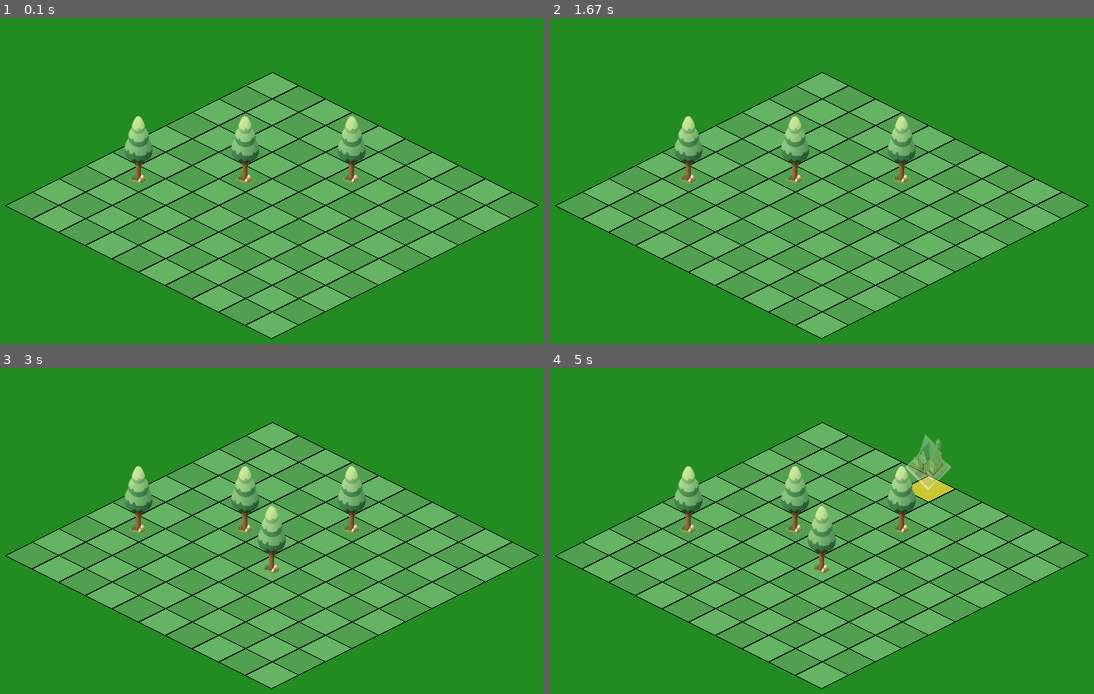
Above: before the commit, frames 1-4 (two rows, left to right).
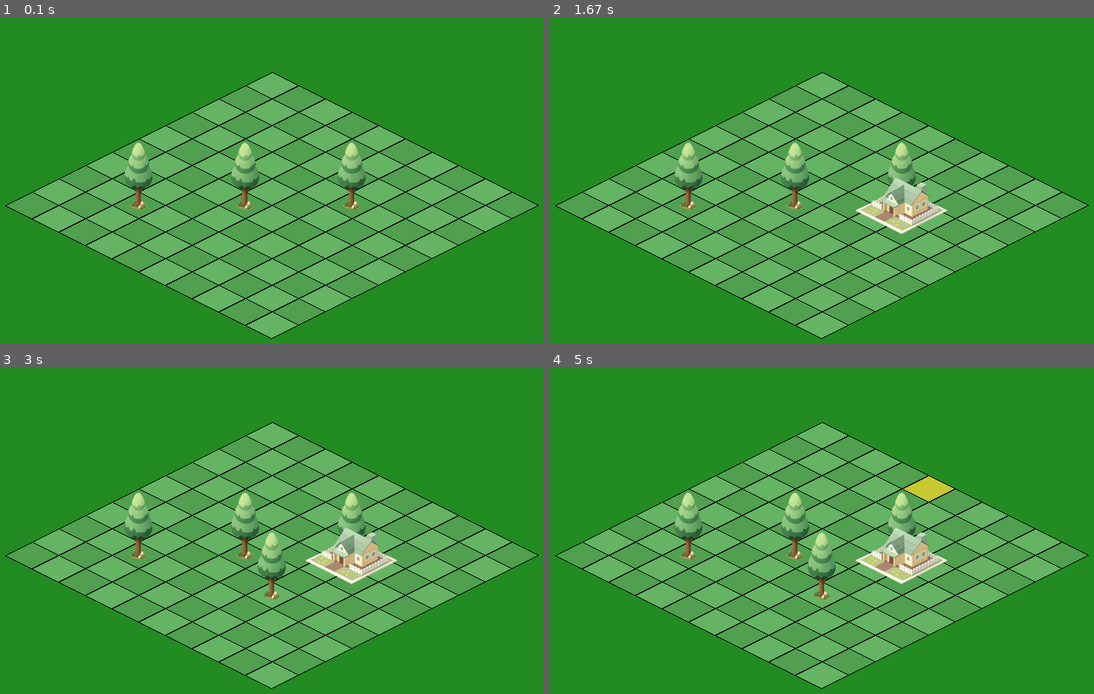
Above: after the commit, the same moments.

Repository: tdimnet/learn-pygame-by-doing
Game: pygame game, started from v2/app.py
The game is run twice, just before and just after one commit, with the same random seed, the same clock (stepped at 60 frames per second) and the same inputs.
Inputs (mouse positions are in pixels of both pictures, inside the frame that each line leads up to):
- Up to frame 1 (0.1 s): no input
- Up to frame 2 (1.67 s): hold H 0.33-0.8 s; move the mouse to (794, 233) at 0.37 s; click (887, 321) at 0.88 s; click (898, 252) at 1.22 s; tap T at 1.57 s; click (838, 44) at 1.58 s
- Up to frame 3 (3 s): tap T at 1.87, 2.07 s; click (282, 612) at 2.08 s; click (179, 456) at 2.38 s; click (500, 690) at 2.72 s
- Up to frame 4 (5 s): click (626, 527) at 4.12 s; click (1061, 674) at 4.45 s; click (958, 495) at 4.78 s

The runs differ from the first frame. In frame 1, 2.6% of the frame differs, in the area x 22-68%, y 30-59%; in frame 2, 3.8%; in frame 3, 4.7%; in frame 4, 5.5%, in the area x 22-74%, y 20-72%.

Commit message:
Working on placing house (it's not fully perfect but it's really better)

Diff:
--- a/v2/app.py
+++ b/v2/app.py
@@ -84,7 +84,8 @@
     tree_sprite = pygame.transform.smoothscale(tree_sprite, (64, 128))
 
     house_sprite = pygame.image.load("./assets/house.png").convert_alpha()
-    house_sprite = pygame.transform.smoothscale(house_sprite, (64, 128))
+    house_sprite = pygame.transform.smoothscale(house_sprite,
+                                                (128, 128))
 
     iso_cache = {}
     for gx in range(GRID_WIDTH):
@@ -97,6 +98,8 @@
         (2, 7)
     ]
 
+    houses = []
+
 
     running = True
     while running:
@@ -118,12 +121,18 @@
                     placing_house = not placing_house
 
             if event.type == pygame.MOUSEBUTTONDOWN and placing_tree:
-                mx, my = pygame.mouse.get_pos()
                 gx, gy = screen_to_grid(mx, my, offset)
 
                 if 0 <= gx < GRID_WIDTH and 0 <= gy < GRID_HEIGHT:
                     trees.append((gx, gy))
                     placing_tree = False
+
+            if event.type == pygame.MOUSEBUTTONDOWN and placing_house:
+                gx, gy = screen_to_grid(mx, my, offset)
+
+                if 0 <= gx < GRID_WIDTH and 0 <= gy < GRID_HEIGHT:
+                    houses.append((gx, gy))
+                    placing_house = False
 
         # Idle economy update
 
@@ -178,11 +187,19 @@
         for gx, gy in sorted(trees, key=lambda t: t[0] + t[1]):
             iso_x, iso_y = iso_cache[(gx, gy)]
             px = iso_x + offset[0]
-            py = iso_y + offset[1]
+            py = iso_y + offset[1] + TILE_HEIGHT
 
             sprite_rect = tree_sprite.get_rect(midbottom=(px, py))
             screen.blit(tree_sprite, sprite_rect)
 
+        for gx, gy in sorted(houses, key=lambda t: t[0] + t[1]):
+            iso_x, iso_y = iso_cache[(gx, gy)]
+            px = iso_x + offset[0]
+            py = iso_y + offset[1] + TILE_HEIGHT
+
+            sprite_rect = house_sprite.get_rect(midbottom=(px, py))
+            screen.blit(house_sprite, sprite_rect)
+
         pygame.display.flip()
 
     pygame.quit()
